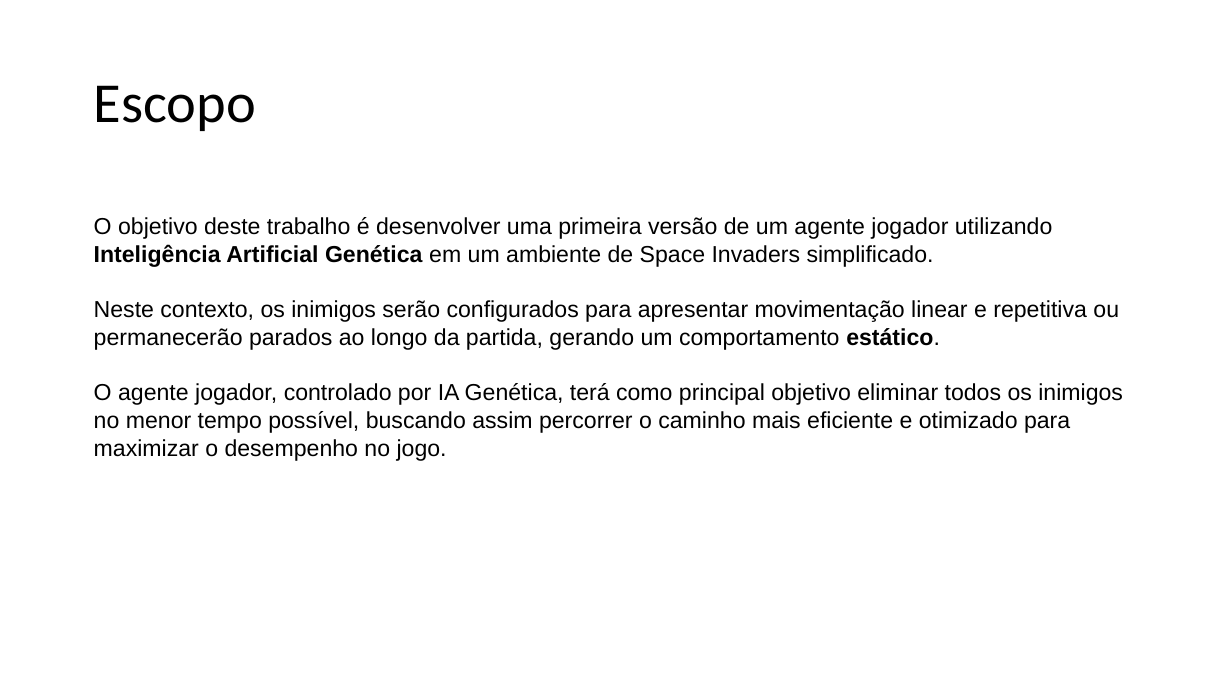
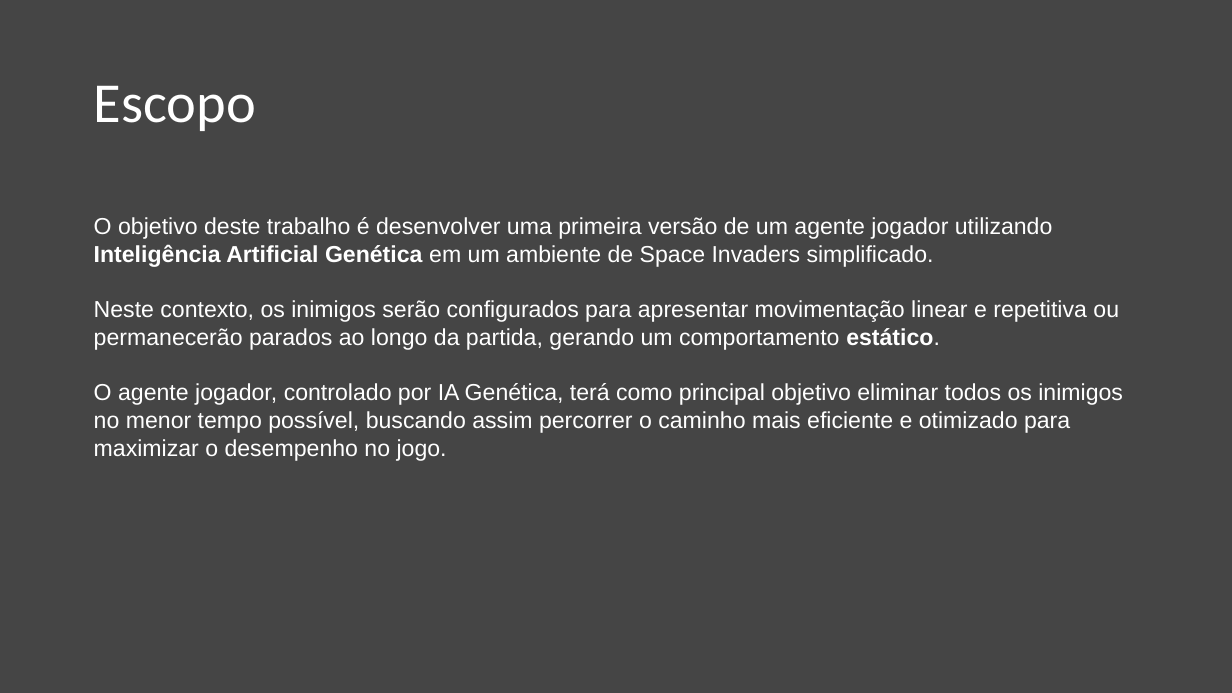
Before and after one commit to GustavoMaltaGuimaraesBrasil/TC2_IAGenetica, a slide deck: slide 10 of IA Genetica.pptx. Drawn at 1232x693 pixels with LibreOffice and Linux fonts; fonts in the diff are those of the drawing. Boxes give left, top, right and bottom in pixels: in the first picture for what was removed or moved away, otherwise in the second. Text is boxed around its words. In the diff, an @@ line names an element or a change of style, - is before the commit and + after.

```diff
--- a/IA Genetica.pptx
+++ b/IA Genetica.pptx
@@ background #FFFFFF to #454545 @@
@@ title "Escopo" at (94, 85, 256, 131): text colour #000000 to #FFFFFF @@
@@ text "O objetivo deste trabalho é ..." at (94, 217, 1123, 461): text colour #000000 to #FFFFFF @@
```
Also in this commit, not shown: 13 other slides changed, 3 other files.
